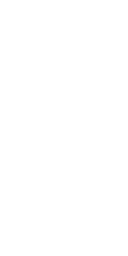
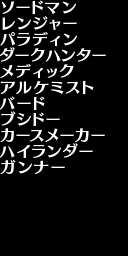
Revision of a layered 128×256 image; what changed, layer by layer:
hid "剑士 巡林客 圣骑士 黑暗猎人 医术师 炼金术师 吟游者 武士 降咒师" over [0, 0, 85, 175]
showed "图层 3" over [0, 0, 106, 175]
showed "图层 2" over [0, 0, 128, 256]
